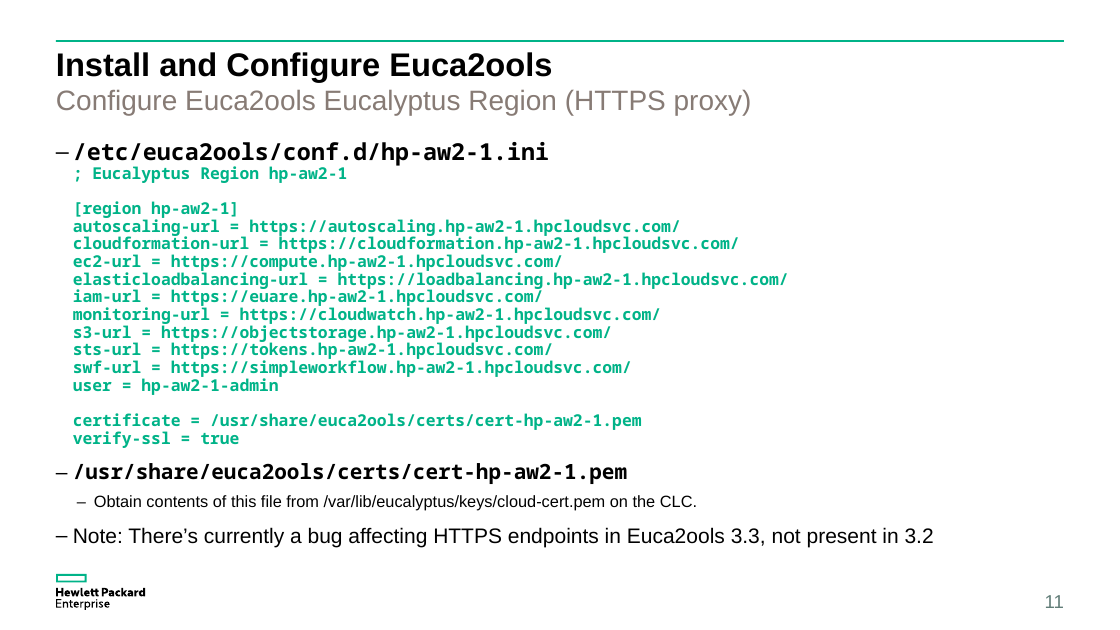
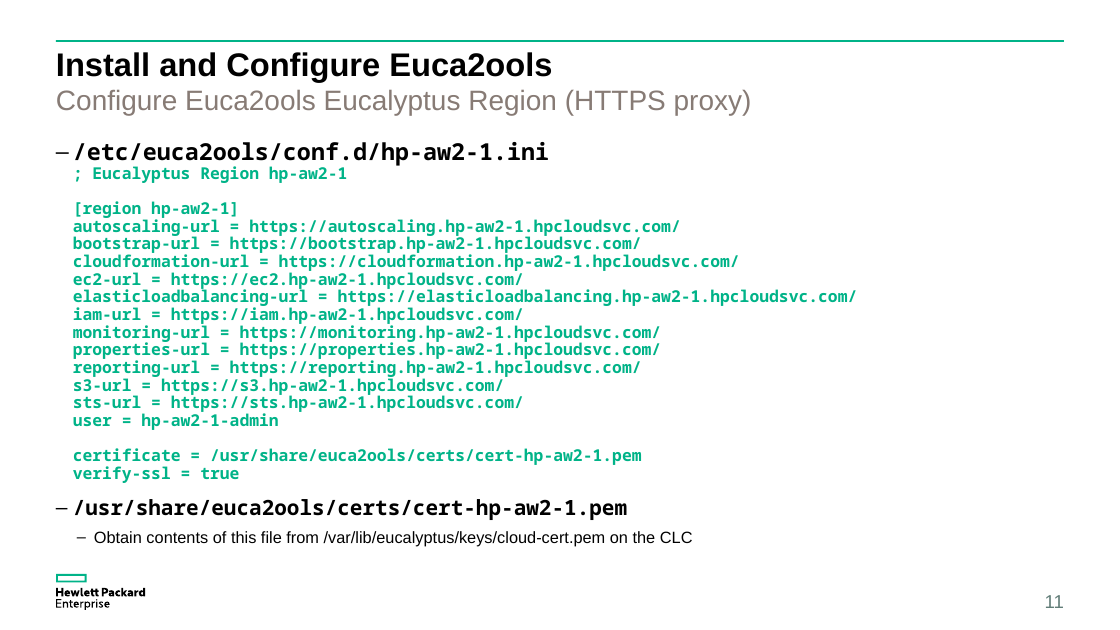
Before and after one commit to eucalyptus/euca-demo, a slide deck: slide 11 of demos/demo-90-configure-management-workstation/docs/demo-90-configure-management-workstation-long.pptx. Drawn at 1120x630 pixels with LibreOffice and Linux fonts; fonts in the diff are those of the drawing. Boxes give left, top, right and bottom in pixels: in the first picture for what was removed or moved away, otherwise in the second. Text is boxed around its words. In the diff, an @@ line names an element or a change of style, - is before the commit and + after.

```diff
--- a/demos/demo-90-configure-management-workstation/docs/demo-90-configure-management-workstation-long.pptx
+++ b/demos/demo-90-configure-management-workstation/docs/demo-90-configure-management-workstation-long.pptx
@@ text at <box>73,142,858,483</box>: text changed @@
-– /etc/euca2ools/conf.d/hp-aw2-1.ini
-  ; Eucalyptus Region hp-aw2-1
-  [region hp-aw2-1]
-  autoscaling-url = https://autoscaling.hp-aw2-1.hpcloudsvc.com/
-  cloudformation-url = https://cloudformation.hp-aw2-1.hpcloudsvc.com/
-  ec2-url = https://compute.hp-aw2-1.hpcloudsvc.com/
-  elasticloadbalancing-url = https://loadbalancing.hp-aw2-1.hpcloudsvc.com/
-  iam-url = https://euare.hp-aw2-1.hpcloudsvc.com/
-  monitoring-url = https://cloudwatch.hp-aw2-1.hpcloudsvc.com/
-  s3-url = https://objectstorage.hp-aw2-1.hpcloudsvc.com/
-  sts-url = https://tokens.hp-aw2-1.hpcloudsvc.com/
-  swf-url = https://simpleworkflow.hp-aw2-1.hpcloudsvc.com/
-  user = hp-aw2-1-admin
-  certificate = /usr/share/euca2ools/certs/cert-hp-aw2-1.pem
-  verify-ssl = true
+– /etc/euca2ools/conf.d/hp-aw2-1.ini
+  ; Eucalyptus Region hp-aw2-1
+  [region hp-aw2-1]
+  autoscaling-url = https://autoscaling.hp-aw2-1.hpcloudsvc.com/
+  bootstrap-url = https://bootstrap.hp-aw2-1.hpcloudsvc.com/
+  cloudformation-url = https://cloudformation.hp-aw2-1.hpcloudsvc.com/
+  ec2-url = https://ec2.hp-aw2-1.hpcloudsvc.com/
+  elasticloadbalancing-url = https://elasticloadbalancing.hp-aw2-1.hpcloudsvc.com/
+  iam-url = https://iam.hp-aw2-1.hpcloudsvc.com/
+  monitoring-url = https://monitoring.hp-aw2-1.hpcloudsvc.com/
+  properties-url = https://properties.hp-aw2-1.hpcloudsvc.com/
+  reporting-url = https://reporting.hp-aw2-1.hpcloudsvc.com/
+  s3-url = https://s3.hp-aw2-1.hpcloudsvc.com/
+  sts-url = https://sts.hp-aw2-1.hpcloudsvc.com/
+  user = hp-aw2-1-admin
+  certificate = /usr/share/euca2ools/certs/cert-hp-aw2-1.pem
+  verify-ssl = true
@@ text at <box>94,531,693,546</box>: text changed; size 18 to 14 pt @@
-  – Obtain contents of this file from /var/lib/eucalyptus/keys/cloud-cert.pem on the CLC.
-– Note: There’s currently a bug affecting HTTPS endpoints in Euca2ools 3.3, not present in 3.2
+  – Obtain contents of this file from /var/lib/eucalyptus/keys/cloud-cert.pem on the CLC
```
Also in this commit, not shown: 10 other slides changed, 4 other files.
